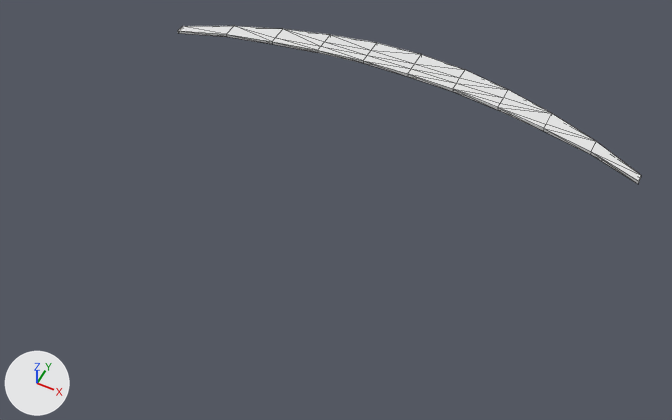
A saved change to the glTF model injury-system/Entities/Player/Projectiles/slash.glb.
Camera for both pictures: a 50 mm lens placed at (0.522, -1.368, 1.221), pointed at (0.006, -0.336, -0.07). Lighting does not change. The marker at lower left points along +X, +Y and +Z. The older version comes first. Mesh edges are drawn as thin lines. Where no turn or scale is listed for an object, it has been applied to the vertices.

Names of what the first picture shows: 'Slash'.
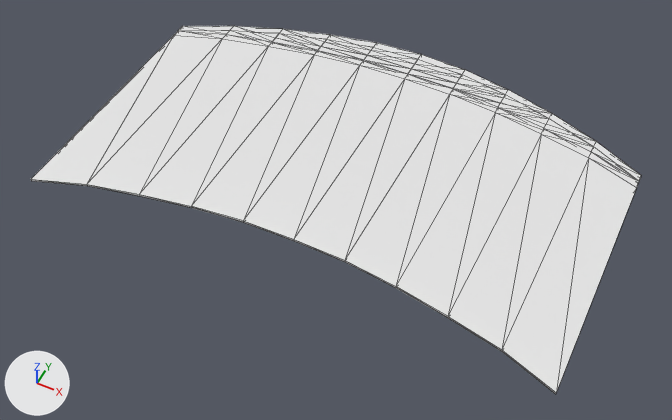
Commit message: feat: projectile trails

Where the change shows, as pixel boxes [x1, y1, x2, y2] in the pictures (672 x 420 px):
'Slash.Trail', added
    after: [31, 31, 639, 394]

The change in detail:
Mesh me_grid_001 is new.
It has 92 vertices, 180 faces and spans x -0.492..0.492, y -0.55..0.076, z -0.003..0.002.
Object 'Slash.Trail' (ob_slash_trail) is new; it shows me_grid_001.
Its location is (0.0, -0.023, 0.0).
